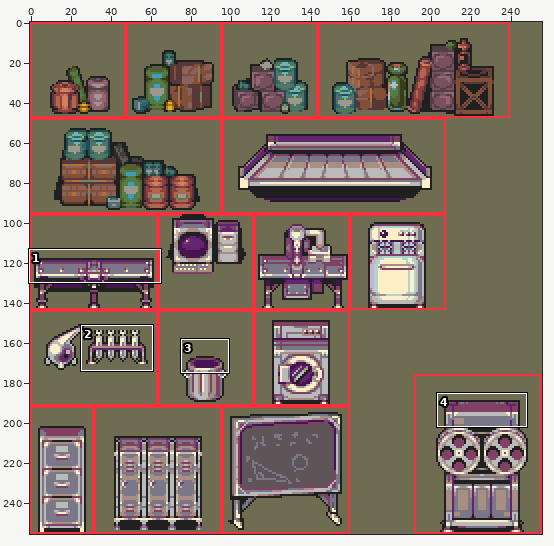
Sprite sheet -- images/props/furniture-castle2.png. Above, an overview of the earlier version with the close-up marked.
Close-up. As it was:
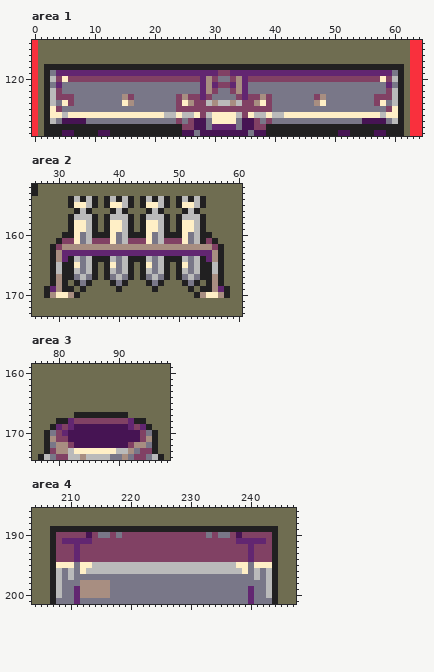
The file is 256x256 pixels. Colours within 5 levels of each other are drawn and written as one. Shown: area 1: x 0..64, y 114..129; area 2: x 26..60, y 152..173; area 3: x 76..98, y 159..174; area 4: x 204..247, y 186..201. The commit also changed other parts of the picture, which this record leaves out.
The result:
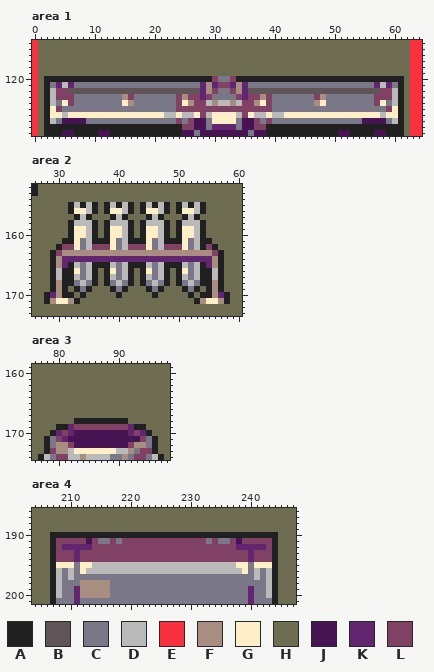
Palette (. is transparent): A #212021  B #5f5558  C #797788  D #bababa  E #f9303d  F #a88e81  G #ffefc6  H #6f6d51  J #461453  K #622671  L #814164
Changes in this commit:
Changed rows in their new state; - is an unchanged pixel.
Area 1:
first column x 2:
118 HHHHHHHHHHHHHHHHHHHHHHHHHHHHHHHHHHHHHHHHHHHHHHHHHHHHHHHHHHHH
119 HHHHHHHHHHHHHHHHHHHHHHHHHHHHHHHHHHHHHHHHHHHHHHHHHHHHHHHHHHHH
120 -AAAAAAAAAAAAAAAAAAAAAAAAAAA----AAAAAAAAAAAAAAAAAAAAAAAAAAA-
121 ---DK--------------------------------------------------KD---
122 ---LBBBBBBBBBBBBBBBBBBBBBB--------BBBBBBBBBBBBBBBBBBBBBBL---
Area 2:
first column x 28:
154 ----HHHHH-HHHHH-HHHHH-HHHHH----
155 -----DA----DA----DA----DA------
156 ----AGGDA-AGGDA-AGGDA-AGGDA----
157 ----HA-AH-HA-AH-HA-AH-HA-AH----
158 -----DD----DD----DD----DD------
160 ---H--G--H--G--H--G--H--G--H---
161 --HAA---AAA---AAA---AAA----AH--
162 -HALLGCDLLLGCDLLLGCDLLLGCDALAH-
163 --LFFFFFFFFFFFFFFFFFFFFFFFFFL--
164 ----KKKKKKKKKKKKKKKKKKKKKKK----
165 --FK-D---A-D---A-D---A-D---KF--
166 -----G-----G-----G-----G-------
167 --D--DCD---DCD---DCD---DCD--D--
168 ----ACDCA-ACDCA-ACDCA-ACDCA----
169 HA--HACA---ACA---ACA---ACAH--AH
170 -KFAAHA-----A-----A-----AHAAFK-
171 AFGGFA-------------------AFGGFA
Area 3:
first column x 78:
167 -----HHHHHHHHH-----
168 --HHHAAAAAAAAAHHH--
169 -HAA-LLLLLLLLL-AAH-
170 HAKLK---------KLKAH
171 -C-K-------------C-
Area 4:
first column x 207:
189 HHHHHHHHHHHHHHHHHHHHHHHHHHHHHHHHHHHHHH
190 -AAAAAAAAAAAAAAAAAAAAAAAAAAAAAAAAAAAA-
191 --LLLLJ-CC-C--------------C-CC-JLLLL--
192 --KK-KK------------------------KK-KK--
